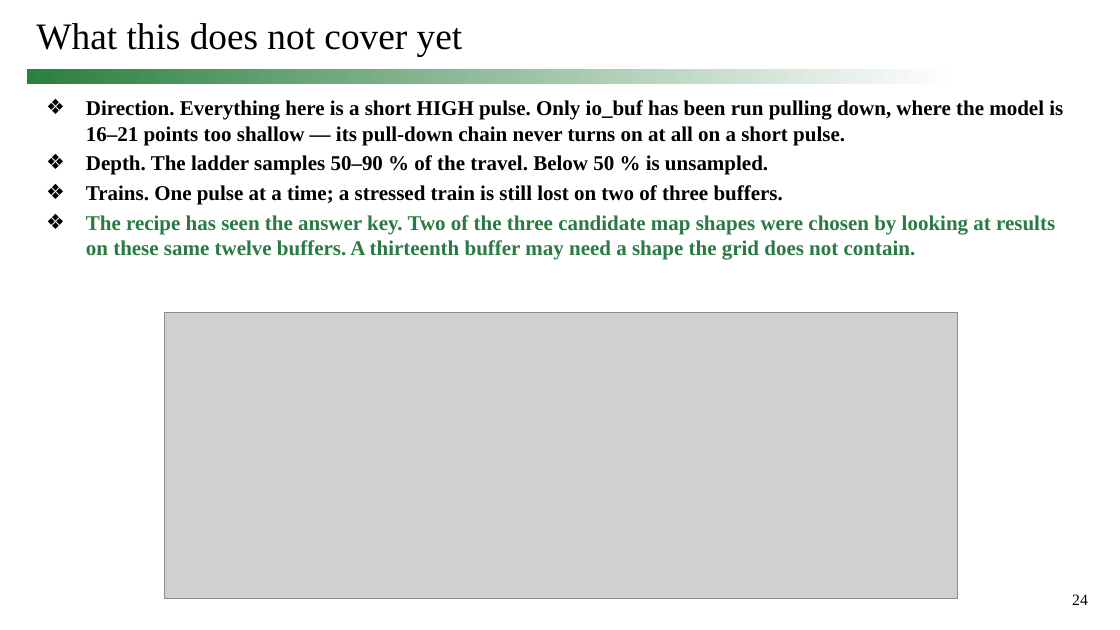
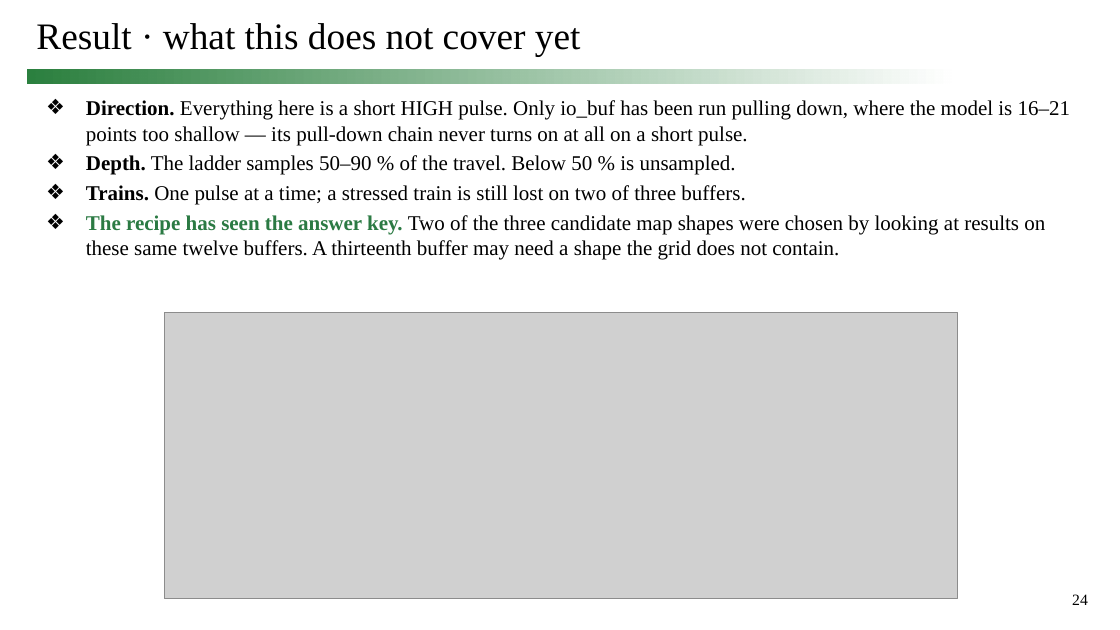
Before and after one commit to simon9721/ibis_comparison, a slide deck: slide 24 of results/meeting_deck_2026-09-24/0924_track1_story.pptx. Drawn at 1120x630 pixels with LibreOffice and Linux fonts; fonts in the diff are those of the drawing; grey boxes stand for pictures. Boxes give left, top, right and bottom in pixels: in the first picture for what was removed or moved away, otherwise in the second. Text is boxed around its words. In the diff, an @@ line names an element or a change of style, - is before the commit and + after.

```diff
--- a/results/meeting_deck_2026-09-24/0924_track1_story.pptx
+++ b/results/meeting_deck_2026-09-24/0924_track1_story.pptx
@@ title at box(36, 23, 581, 57): text changed @@
-What this does not cover yet
+Result · what this does not cover yet
@@ text "Direction. Everything here is a ..." at box(86, 100, 1070, 260): bold off in "Everything here is a short HIGH pulse. ...", "The ladder samples 50–90 % of the ...", "One pulse at a time; a stressed ...", "Two of the three candidate map shapes ..."; text colour #2B7A43 to #000000 in "Two of the three candidate map shapes ..." @@
```
Also in this commit, not shown: 22 other slides changed, 16 other files.
